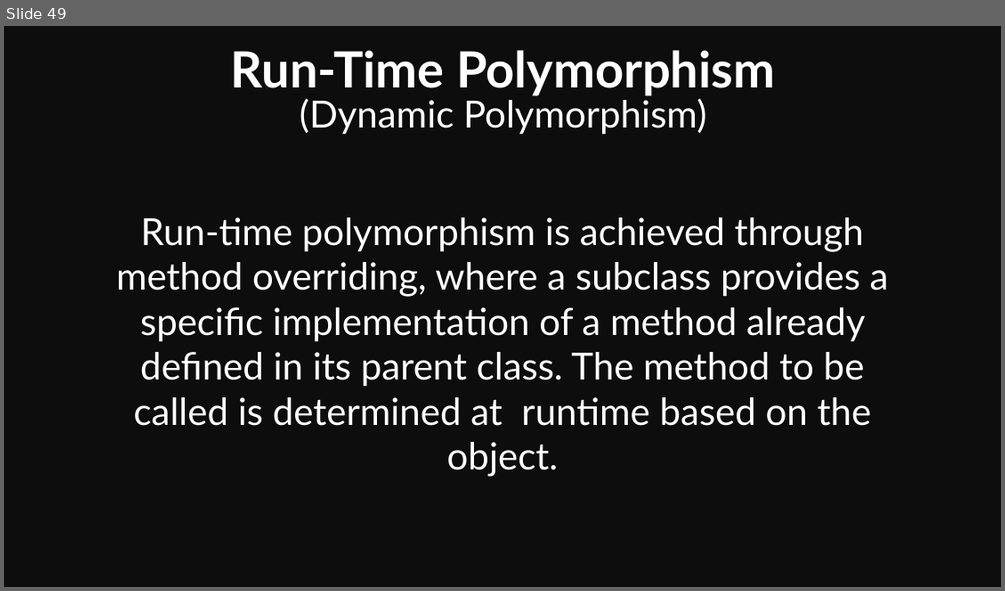
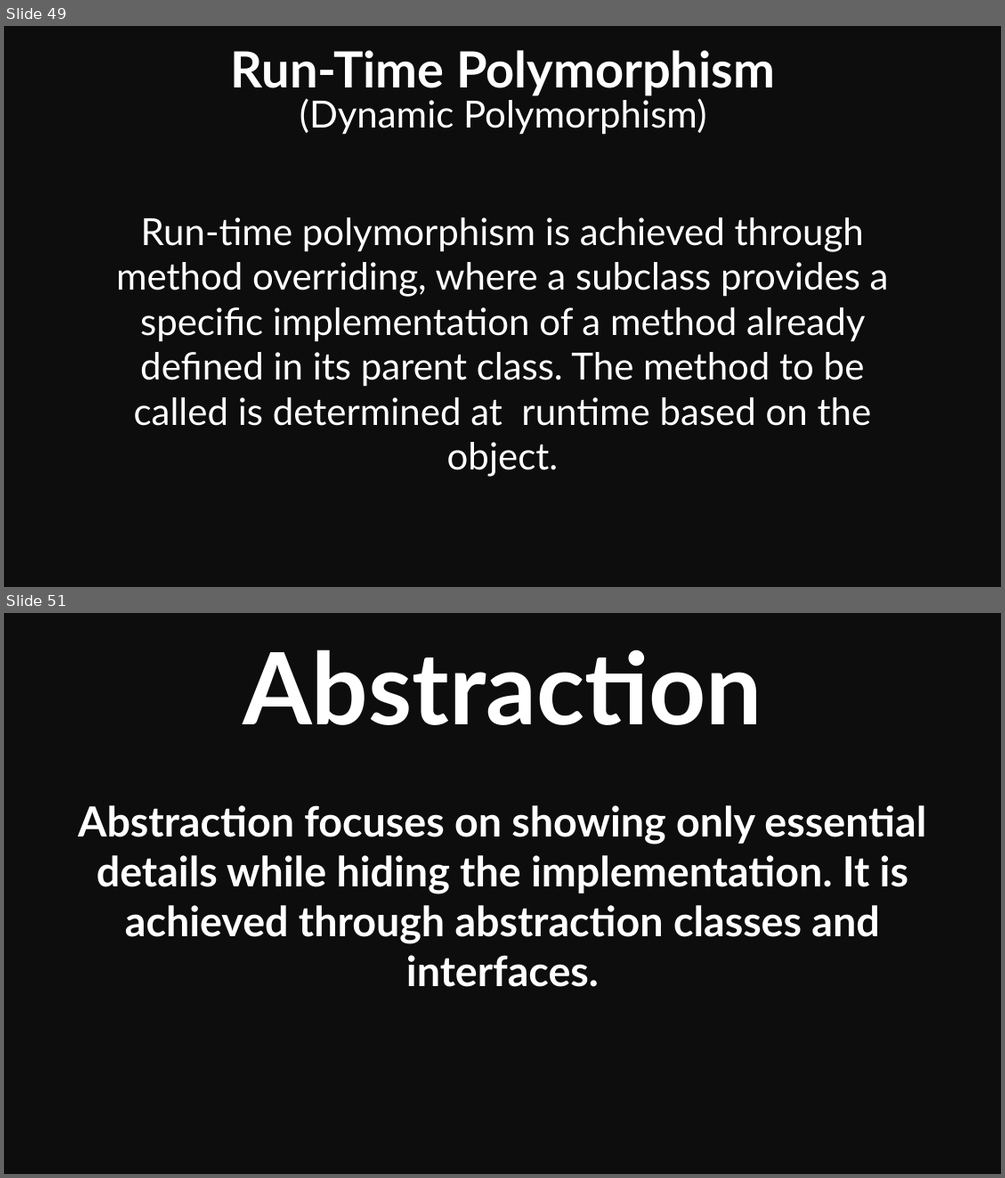
Before and after one commit to Mohitscodiclab/Java_Full_Course, a slide deck: JAVA.pptx. Shown one above the other, each under a label of ours: slide 49 before the commit, slides 49 and 51 after it; the slides between them are not shown. The pictures are 1005x591 and 1005x1178 pixels, drawn with LibreOffice and Linux fonts; fonts in the diff are those of the drawing. Boxes give left, top, right and bottom in pixels: in the first picture for what was removed or moved away, otherwise in the second. Text is boxed around its words. In the diff, an @@ line names an element or a change of style, - is before the commit and + after.

```diff
--- a/JAVA.pptx
+++ b/JAVA.pptx
@@ slide 51 added at (x1=4, y1=613, x2=1001, y2=1174), background #0D0D0D @@
@@ text added at (x1=243, y1=649, x2=761, y2=725), 96 pt, text #FFFFFF, bold @@
+Abstraction
@@ text added at (x1=78, y1=805, x2=926, y2=987), 40 pt, text #FFFFFF, bold @@
+Abstraction focuses on showing only essential details while hiding the implementation. It is achieved through abstraction classes and interfaces.
```
Also in this commit, not shown: 1 other slide added, 3 other files.
